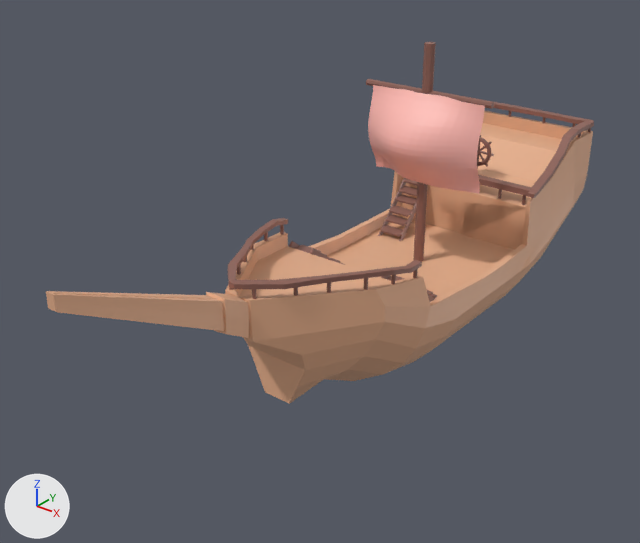
An edit to the glTF model assets/models/items/Ship.glb, drawn before and after from the same camera.
Before and after are seen from a 50 mm camera at (31.6, -52.5, 35.4) aimed at (-4.3, -7.6, 7.6). Arrows for +X, +Y and +Z are at lower left; the lights stay in place. Objects named as collision shapes, trigger or cutter boxes, shadow casters or lower levels of detail are left out. Where no turn or scale is listed for an object, it has been applied to the vertices. Vertices at the same position are counted once.

Before the edit, the objects in view are built like this:
```python
me_torus_058 = bpy.data.meshes.new('Torus.058')
me_torus_058.from_pydata(...)  # 3265 vertices, 6174 faces; spans x -9.0..9.0, y -18.2..13.4, z -55.0..11.5
# faces by material slot: [5008, 654, 512]
me_torus_058.materials.append(mat_wood2)  # picture img_rails
me_torus_058.materials.append(mat_wood)  # picture img_body
me_torus_058.materials.append(mat_material)  # picture img_sail
ob_body1 = bpy.data.objects.new('body1', me_torus_058)
ob_body1.location = (-1.9, 10.05, 12.55)
ob_body1.rotation_euler = (1.571, 0.0, -3.142)  # degrees (90, 0, -180)
ob_body1.scale = (0.751, 0.751, 0.751)
```
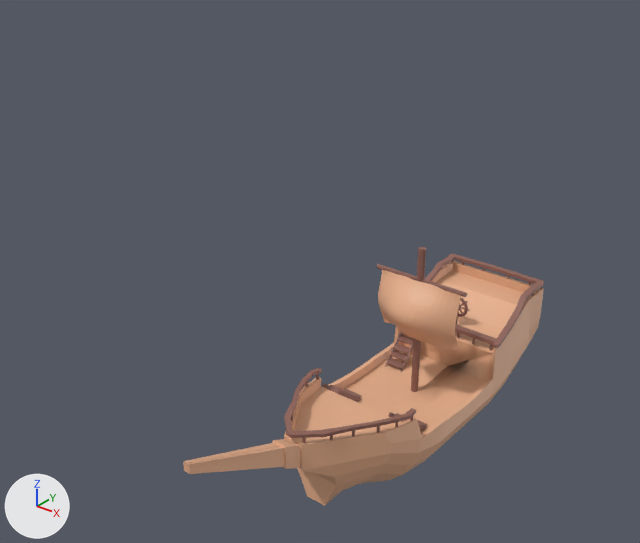
Where the newer file only moved an object's origin or applied its transform, the numbers keep the older frame.

Location of each change, [x1, y1, x2, y2] in pixels of the pictures (640 x 543 px; the box of a moved part takes in the faces that stretch with it):
'body1', reshaped, moved, rescaled (34% narrower, 28% shorter)
    before: [46, 42, 594, 404]
    after: [183, 247, 544, 506]
part 1 of me_torus_058, moved or reshaped
    before: [477, 138, 491, 166]
    after: [458, 297, 468, 317]
part 2 of me_torus_058, moved or reshaped
    before: [478, 175, 531, 196]
    after: [455, 324, 497, 345]
part 3 of me_torus_058, moved or reshaped
    before: [413, 42, 436, 262]
    after: [411, 247, 426, 392]
part 4 of me_torus_058, moved or reshaped
    before: [366, 79, 495, 109]
    after: [377, 264, 467, 297]
part 5 of me_torus_058, moved or reshaped (not visible afterwards)
    before: [522, 195, 526, 205]
part 6 of me_torus_058, moved or reshaped
    before: [470, 97, 594, 198]
    after: [425, 254, 544, 348]
part 7 of me_torus_058, moved or reshaped
    before: [431, 294, 437, 298]
    after: [392, 413, 409, 422]
part 8 of me_torus_058, moved or reshaped
    before: [381, 275, 391, 279]
    after: [388, 412, 395, 417]
part 9 of me_torus_058, rebuilt (34% narrower, 17% shorter)
    before: [46, 110, 593, 404]
    after: [183, 261, 544, 506]
part 10 of me_torus_058, deleted (pink)
    before: [53, 85, 494, 302]
part 11 of me_torus_058, built on
    before: [227, 168, 481, 289]
    after: [189, 270, 470, 463]

The edits, one by one:
me_torus_058 is used by ob_body1; location (-1.9, 10.05, 12.55); rotation (1.571, 0.0, -3.142), in degrees (90, 0, -180); scale (0.751, 0.751, 0.751).
me_torus_058 had 3265 vertices, 6174 faces and spanned x -9.0..9.0, y -18.2..13.4, z -55.0..11.5.
me_torus_058 now has 3300 vertices, 6246 faces and spans x -8.9..9.0, y -16.6..15.0, z -45.3..21.2.
me_torus_058 part 1: the loose piece of 128 vertices spanning x -1.6..1.7, y -1.6..1.6, z -0.2..0.2 is moved by (0.1, 1.6, 9.7).
me_torus_058 part 2: the loose piece of 12 vertices spanning x -7.9..3.8, y -2.5..-1.9, z -2.9..-1.9 is moved by (0.1, 1.6, 9.7).
me_torus_058 part 3: the loose piece of 16 vertices spanning x -0.5..0.6, y -9.8..13.4, z -11.6..-10.5 is moved by (0.1, 1.6, 9.7).
me_torus_058 part 4: the loose piece of 16 vertices spanning x -7.1..7.1, y 8.3..9.0, z -11.4..-10.7 is moved by (0.1, 1.6, 9.7).
me_torus_058 part 5: the loose piece of 64 vertices spanning x -7.3..-7.0, y -3.7..-2.4, z -2.7..-2.3 is moved by (1.3, 6.2, 23.3).
me_torus_058 part 6: the loose piece of 108 vertices spanning x -8.8..8.6, y -2.2..2.4, z -3.7..11.5 is moved by (0.1, 1.6, 9.7).
me_torus_058 part 7: the loose piece of 8 vertices spanning x -6.4..-4.0, y -8.6..-8.4, z -19.0..-17.7 is moved by (0.0, 4.5, 5.7).
me_torus_058 part 8: the loose piece of 8 vertices spanning x -4.0..-3.8, y -9.6..-4.6, z -23.5..-17.6 is moved by (0.1, 1.6, 9.7).
me_torus_058 part 9: the loose piece of 322 vertices spanning x -9.0..9.0, y -18.2..4.7, z -55.0..11.5 is rebuilt with 371 vertices and now spans x -8.9..9.0, y -16.6..6.3, z -45.3..21.2.
me_torus_058 part 10: 35 loose pieces with 1321 vertices, spanning x -7.8..7.8, y -9.6..8.7, z -54.8..0.3, are deleted.
me_torus_058 part 11: 86 vertices removed from x -8.0..8.0, y -11.9..-0.8, z -38.8..2.1; 1385 vertices added at x -8.0..8.1, y -8.1..10.3, z -45.1..10.0.
me_torus_058 no longer uses material mat_material (picture img_sail).
Object 'body1' (ob_body1) moves from (-1.9, 10.05, 12.55) to (-0.02, -0.05, -0.13).
Object 'body1' (ob_body1) is rescaled from (0.751, 0.751, 0.751) to (0.557, 0.557, 0.557).
